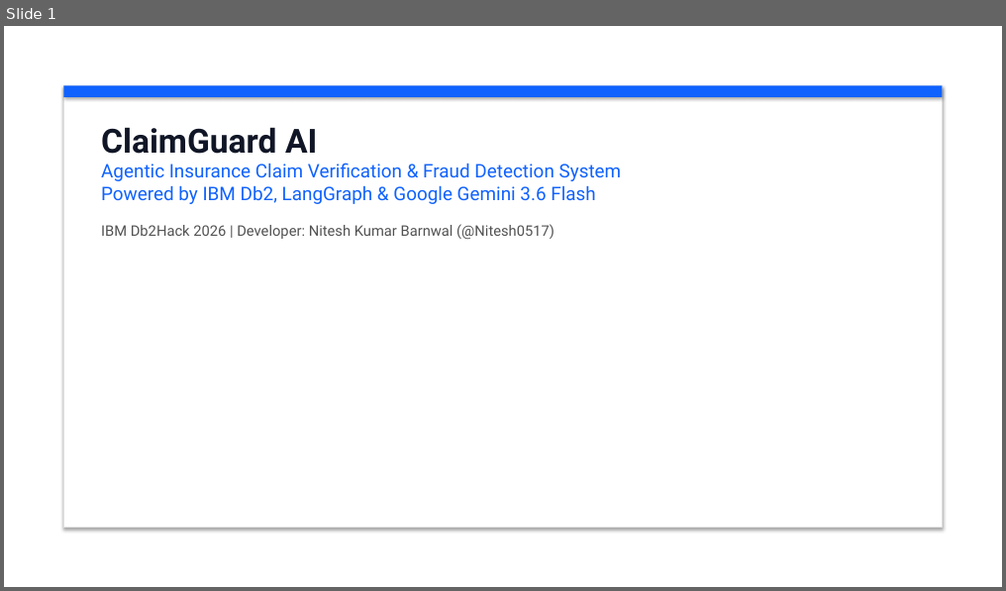
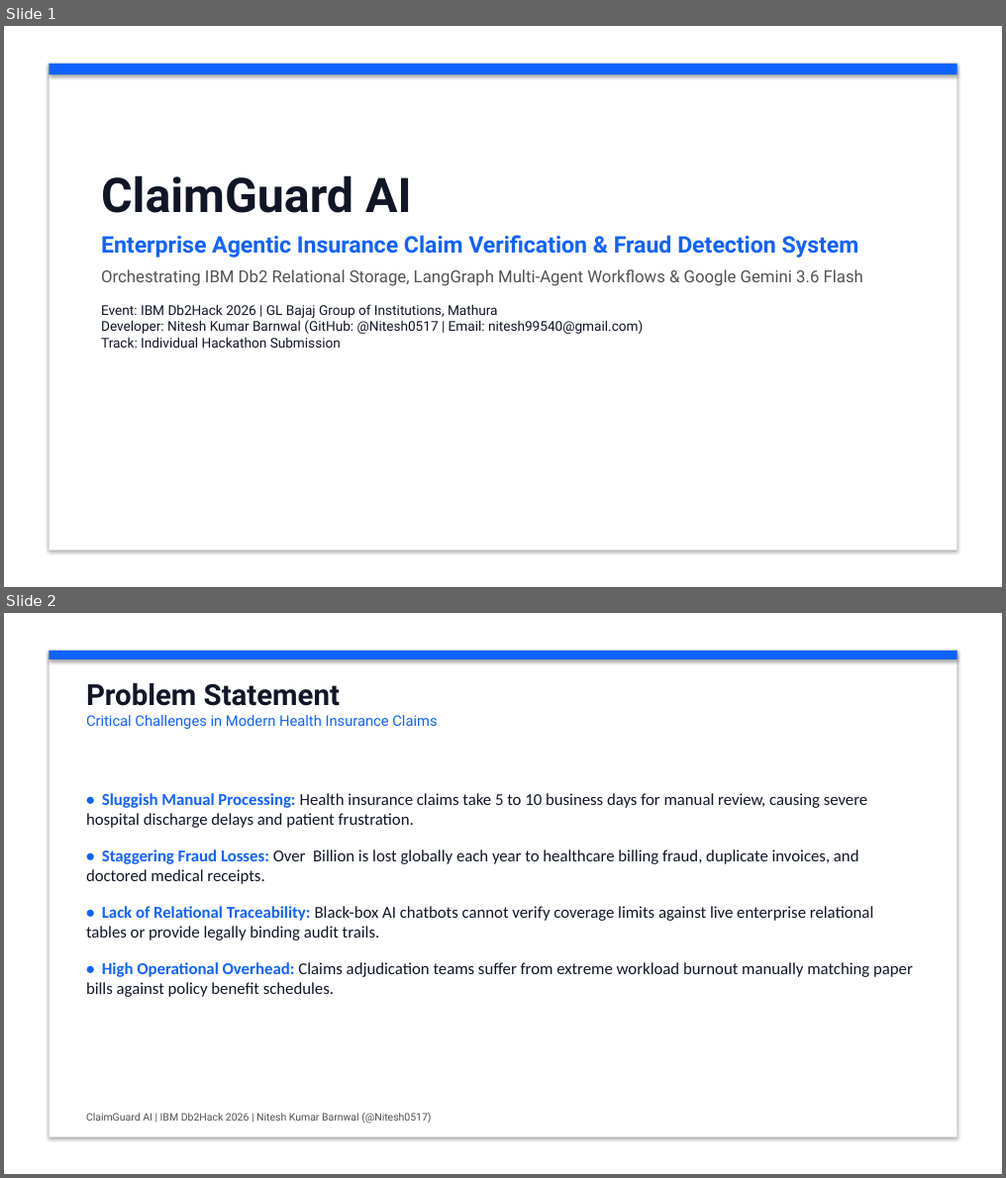
Before and after one commit to KunalGolaIBM/IBM_Db2_TechX_Project_Submission, a slide deck: submissions/claimguard-ai/docs/ClaimGuard_AI_Pitch_Deck.pptx. Shown one above the other, each under a label of ours: slide 1 before the commit, slides 1 and 2 after it. The pictures are 1006x591 and 1006x1178 pixels, drawn with LibreOffice and Linux fonts; fonts in the diff are those of the drawing. Boxes give left, top, right and bottom in pixels: in the first picture for what was removed or moved away, otherwise in the second. Text is boxed around its words. In the diff, an @@ line names an element or a change of style, - is before the commit and + after.

Commit message:
docs(claimguard-ai): update pitch deck with embedded screenshots and architecture PDF

```diff
--- a/submissions/claimguard-ai/docs/ClaimGuard_AI_Pitch_Deck.pptx
+++ b/submissions/claimguard-ai/docs/ClaimGuard_AI_Pitch_Deck.pptx
@@ slide 2 added at bbox=[4, 613, 1002, 1174], background #FFFFFF @@
@@ rectangle added at bbox=[49, 651, 957, 1137], fill #FFFFFF, outline #DCE0E6 1 pt @@
@@ rectangle added at bbox=[49, 651, 957, 660], fill #0F62FE @@
@@ text added at bbox=[86, 683, 437, 729], 14 pt, text #0F62FE @@
+Problem Statement
+Critical Challenges in Modern Health Insurance Claims
@@ text added at bbox=[86, 793, 913, 997], 16 pt, text #101626 @@
+• Sluggish Manual Processing: Health insurance claims take 5 to 10 business days for manual review, causing severe hospital discharge delays and patient frustration.
+• Staggering Fraud Losses: Over Billion is lost globally each year to healthcare billing fraud, duplicate invoices, and doctored medical receipts.
+• Lack of Relational Traceability: Black-box AI chatbots cannot verify coverage limits against live enterprise relational tables or provide legally binding audit trails.
+• High Operational Overhead: Claims adjudication teams suffer from extreme workload burnout manually matching paper bills against policy benefit schedules.
@@ text added at bbox=[86, 1113, 431, 1124], 10 pt, text #525252 @@
+ClaimGuard AI | IBM Db2Hack 2026 | Nitesh Kumar Barnwal (@Nitesh0517)
@@ slide 1 changed as well @@
@@ rectangle: place and size @@
-rectangle at bbox=[63, 85, 943, 97]
+rectangle at bbox=[49, 64, 957, 75]
@@ rectangle: place and size @@
-rectangle at bbox=[63, 85, 943, 528]
+rectangle at bbox=[49, 64, 957, 550]
@@ rectangle at bbox=[49, 64, 957, 550]: outline #E0E0E0 1 pt to #DCE0E6 0.75 pt @@
@@ text "ClaimGuard AI": place and size @@
-text "ClaimGuard AI" at bbox=[101, 127, 622, 239]
+text "ClaimGuard AI" at bbox=[101, 175, 863, 348]
@@ text at bbox=[101, 175, 412, 213]: size 32 to 46 pt in "ClaimGuard AI" @@
@@ text at bbox=[101, 235, 863, 348]: text changed; size 18 to 13 pt; text colour #0F62FE to #101626 @@
-Agentic Insurance Claim Verification & Fraud Detection System
-Powered by IBM Db2, LangGraph & Google Gemini 3.6 Flash
-IBM Db2Hack 2026 | Developer: Nitesh Kumar Barnwal (@Nitesh0517)
+Enterprise Agentic Insurance Claim Verification & Fraud Detection System
+Orchestrating IBM Db2 Relational Storage, LangGraph Multi-Agent Workflows & Google Gemini 3.6 Flash
+Event: IBM Db2Hack 2026 | GL Bajaj Group of Institutions, Mathura
+Developer: Nitesh Kumar Barnwal (GitHub: @Nitesh0517 | Email: nitesh99540@gmail.com)
+Track: Individual Hackathon Submission
```
Also in this commit, not shown: 2 other slides changed, 6 other slides added, 5 slides removed, 1 other file.
